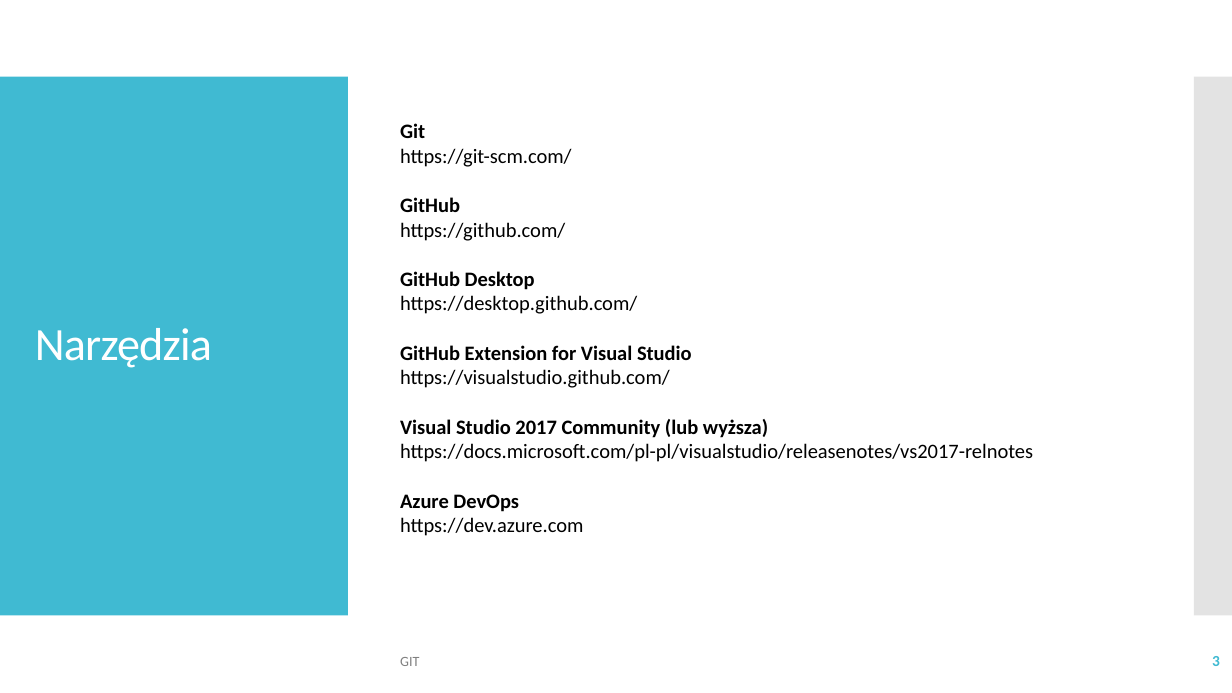
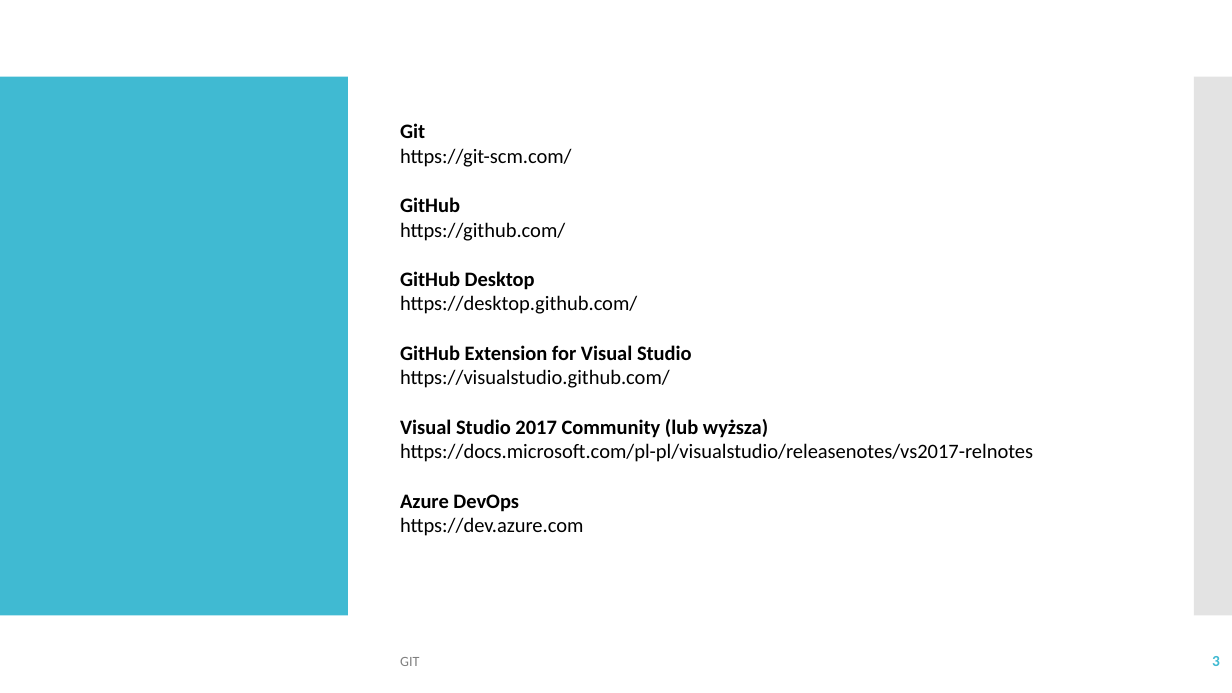
Before and after one commit to IlonaKulon/SzkolenieZIIMI, a slide deck: slide 3 of slajdy/ZIIMI_01_GIT.pptx. Drawn at 1232x693 pixels with LibreOffice and Linux fonts; fonts in the diff are those of the drawing. Boxes give left, top, right and bottom in pixels: in the first picture for what was removed or moved away, otherwise in the second. Text is boxed around its words. In the diff, an @@ line names an element or a change of style, - is before the commit and + after.

```diff
--- a/slajdy/ZIIMI_01_GIT.pptx
+++ b/slajdy/ZIIMI_01_GIT.pptx
@@ title removed at [35, 328, 212, 368] @@
-Narzędzia
```
Also in this commit, not shown: 2 other slides changed, 2 slides added.
